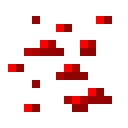
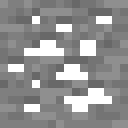
Layers edited between the first and the second 128x128 image:
renamed "redstone_ore.png copy #1" to "redstone_ore_shader", showed it, painted on it, masked it over [0, 0, 128, 128]
hid "redstone_ore_bits" over [8, 16, 112, 112]
